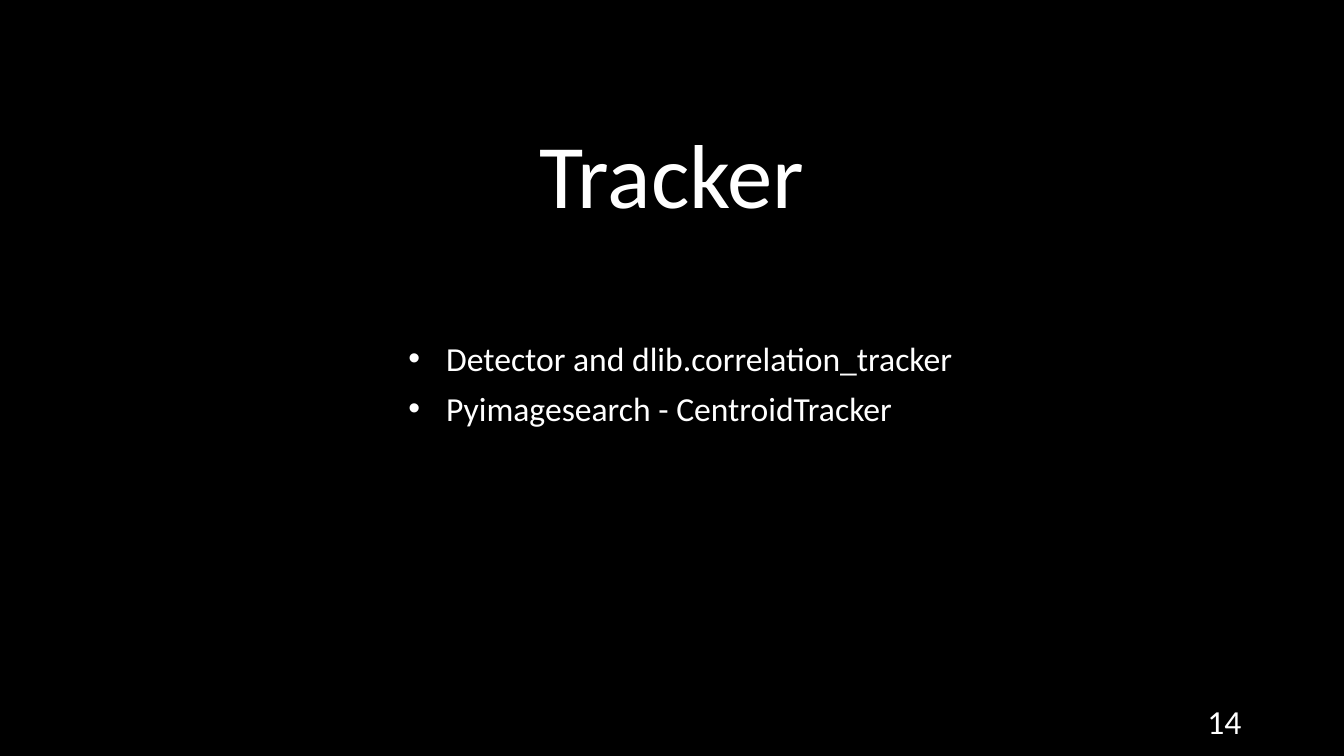
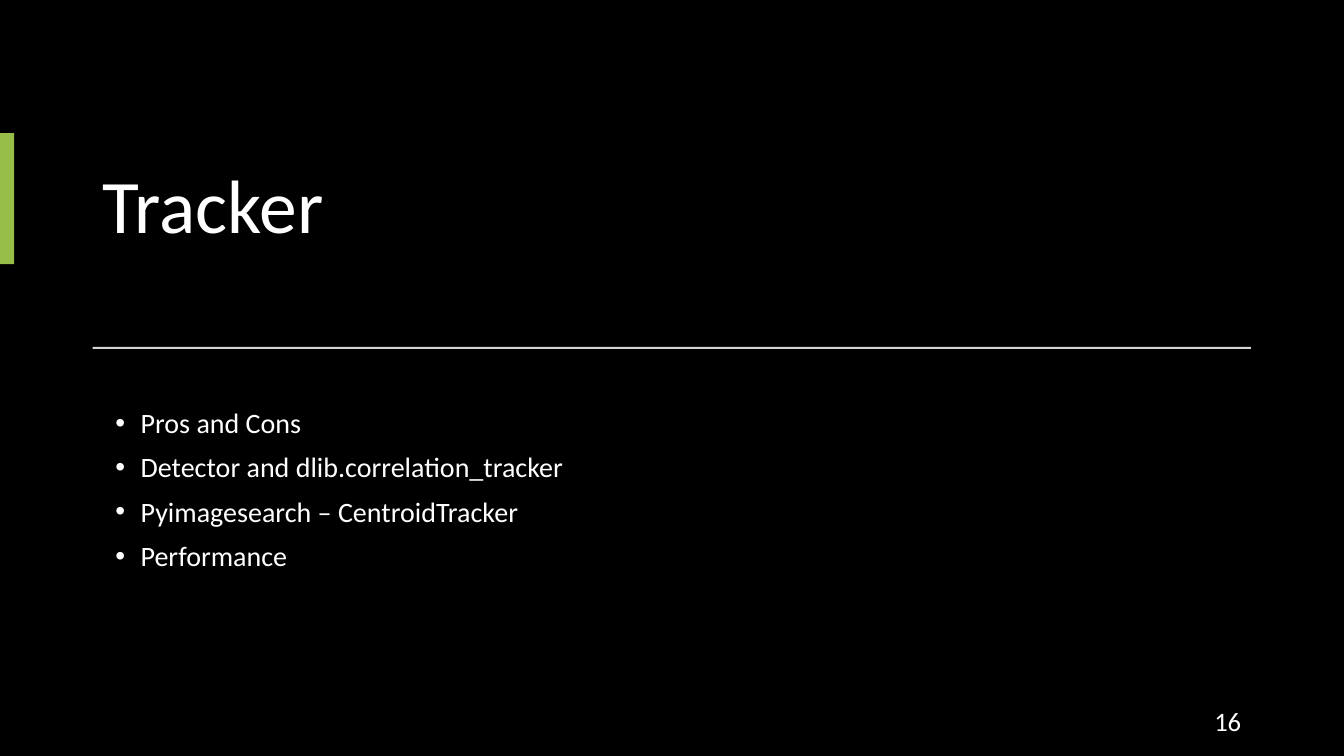
Before and after one commit to AxotZero/NTUSTxIntel--MaskFaceDetection, a slide deck: slide 16 of MaskDetection.pptx (slide 14 before the commit). Drawn at 1344x756 pixels with LibreOffice and Linux fonts; fonts in the diff are those of the drawing. Boxes give left, top, right and bottom in pixels: in the first picture for what was removed or moved away, otherwise in the second. Text is boxed around its words. In the diff, an @@ line names an element or a change of style, - is before the commit and + after.

```diff
--- a/MaskDetection.pptx
+++ b/MaskDetection.pptx
@@ title "Tracker": place and size @@
-title "Tracker" at (539, 145, 804, 209)
+title "Tracker" at (103, 180, 324, 234)
@@ title "Tracker" at (103, 180, 324, 234): size 64.8 to 54 pt; alignment centre to left @@
@@ rectangle added at (0, 133, 14, 264), fill #97BE49 @@
@@ rectangle added at (93, 347, 1251, 349), fill #D5D5D5 @@
@@ text "Pros and Cons": place and size @@
-text "Pros and Cons" at (446, 347, 952, 427)
+text "Pros and Cons" at (141, 413, 563, 567)
@@ text at (141, 413, 301, 434): paragraph added @@
+• Pros and Cons
@@ text at (141, 457, 563, 481): size 24 to 20 pt in "Detector and dlib.correlation_tracker"; indent changed @@
@@ text at (141, 502, 518, 567): text changed; size 24 to 20 pt @@
-• Pyimagesearch - CentroidTracker
+• Pyimagesearch – CentroidTracker
+• Performance
@@ page number at (1214, 713, 1241, 732): text changed; size 24 to 19 pt @@
-14
+16
```
Also in this commit, not shown: 18 other slides changed, 8 slides added, 3 slides removed, 46 other files.
